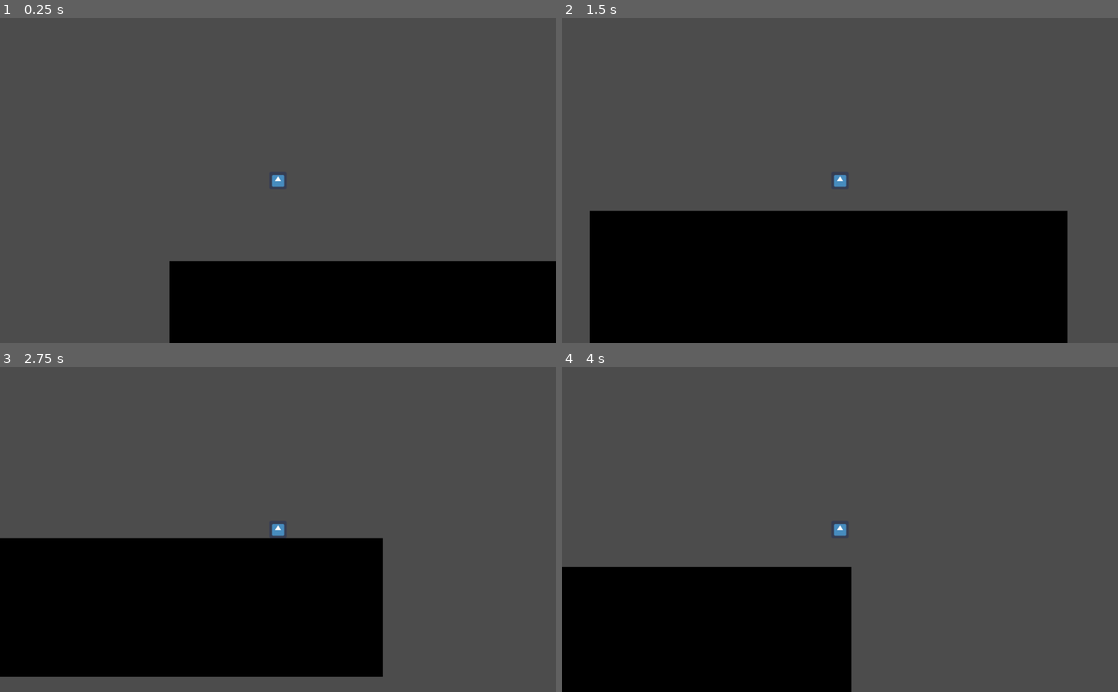
Above: before the commit, frames 1-4 (two rows, left to right).
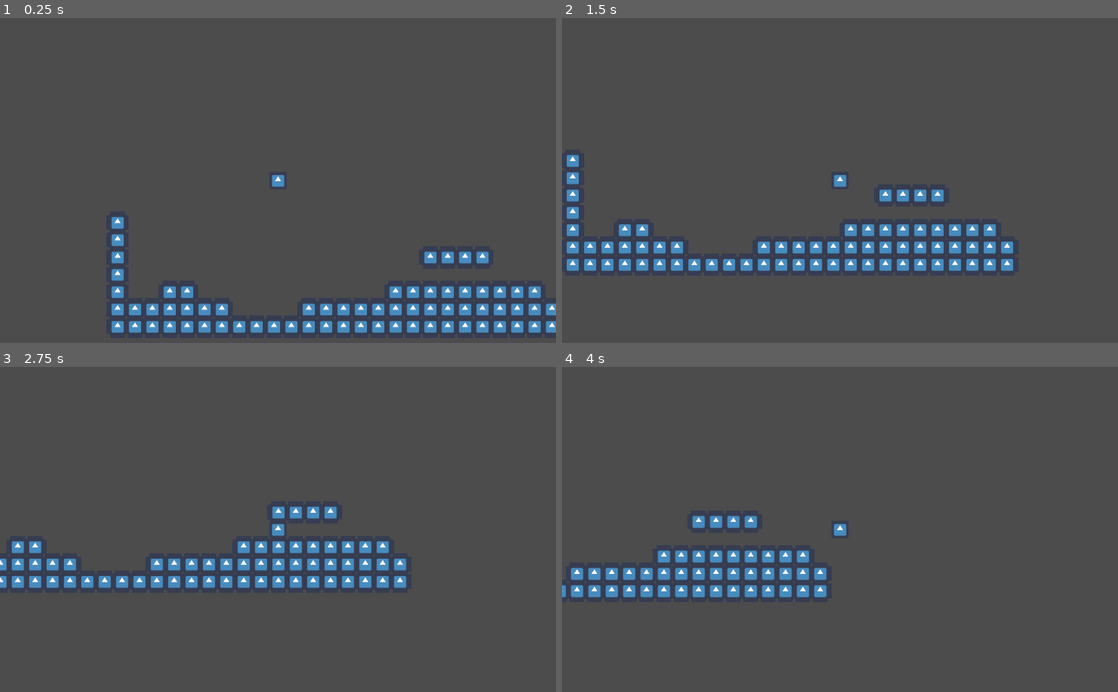
Above: after the commit, the same moments.

Repository: faaris7/momentum-based-platformer-controller-using-godot-3.6-
Game: Godot game, scene res://Test.tscn
The game is run twice, just before and just after one commit, with the same random seed, the same clock (stepped at 60 frames per second) and the same inputs. The project has no main scene, so this scene is started directly. The engine's default icon, where the game draws it, is replaced by a stand-in: a white triangle on a blue panel in a dark square.
Inputs:
- Up to frame 1 (0.25 s): no input
- Up to frame 2 (1.5 s): hold Right (ui_right) from 0.53 s (still down); tap Shift (air_dash) at 0.6, 1.35 s; tap Space at 0.77 s
- Up to frame 3 (2.75 s): tap Space at 1.52 s; release Right (ui_right) at 2.03 s; hold Left (ui_left) from 2.03 s (still down); tap Ctrl (stomp) at 2.1 s; tap Shift (air_dash) at 2.3 s
- Up to frame 4 (4 s): release Left (ui_left) at 2.78 s; hold Right (ui_right) from 2.78 s (still down); tap Shift (air_dash) at 2.85, 3.6 s; tap Space at 3.02, 3.77 s

The runs differ from the first frame. In frame 1, 19% of the frame differs, in the area x 20-100%, y 61-100%; in frame 2, 36%, in the area x 0-91%, y 42-100%; in frame 3, 30%; in frame 4, 21%.

Commit message:
Added cooldown to dash. And made a basic map?

Diff:
--- a/Player.gd
+++ b/Player.gd
@@ -4,14 +4,15 @@
 export var speed = 500
 export var acceleration = 0.05
 var velocity = Vector2.ZERO
-export var jumpPower = 350
+export var jumpPower = 420
 export var gravity = 7
-onready var coyoteTimer = $coyoteTimer
+onready var cooldownTimer = $DashCooldownTimer
 var jumping = false
 var coyote = true
 var coyoteTime = 0 # tracks amount of time the player hasnt been grounded
 var stompPower = 2000
 var canMove = true
+var dashCooldown = false
 
 
 func _physics_process(delta):
@@ -51,13 +52,16 @@
 		velocity.y += stompPower
 		canMove = false
 
+
 	if is_on_floor() and velocity.x == 0:
 		canMove = true
 
 	# dash
-	if Input.is_action_just_pressed("air_dash"):
+	if Input.is_action_just_pressed("air_dash") and not dashCooldown:
 		velocity.y = 0
 		velocity.x *= 3.5
+		dashCooldown = true
+		cooldownTimer.start()
 
 
 	# movement
@@ -71,3 +75,10 @@
 			velocity.x = lerp(velocity.x,0,acceleration)
 
 	move_and_slide(velocity,Vector2.UP)
+
+
+
+
+
+func _on_DashCooldownTimer_timeout():
+	dashCooldown = false
--- a/Player.tscn
+++ b/Player.tscn
@@ -18,3 +18,7 @@
 [node name="Camera2D" type="Camera2D" parent="."]
 current = true
 zoom = Vector2( 2, 2 )
+
+[node name="DashCooldownTimer" type="Timer" parent="."]
+
+[connection signal="timeout" from="DashCooldownTimer" to="." method="_on_DashCooldownTimer_timeout"]
--- a/Test.tscn
+++ b/Test.tscn
@@ -1,25 +1,41 @@
-[gd_scene load_steps=4 format=2]
+[gd_scene load_steps=5 format=2]
 
 [ext_resource path="res://Player.tscn" type="PackedScene" id=1]
+[ext_resource path="res://icon.png" type="Texture" id=2]
 
-[sub_resource type="NoiseTexture" id=1]
+[sub_resource type="ConvexPolygonShape2D" id=1]
+points = PoolVector2Array( 41, 9, 9, 9, 9, 9, 41, 9 )
 
-[sub_resource type="RectangleShape2D" id=2]
-extents = Vector2( 880, 256 )
+[sub_resource type="TileSet" id=2]
+0/name = "icon.png 0"
+0/texture = ExtResource( 2 )
+0/tex_offset = Vector2( 0, 0 )
+0/modulate = Color( 1, 1, 1, 1 )
+0/region = Rect2( -9, -9, 83, 83 )
+0/tile_mode = 0
+0/occluder_offset = Vector2( 0, 0 )
+0/navigation_offset = Vector2( 0, 0 )
+0/shape_offset = Vector2( 0, 0 )
+0/shape_transform = Transform2D( 1, 0, 0, 1, 0, 0 )
+0/shape = SubResource( 1 )
+0/shape_one_way = false
+0/shape_one_way_margin = 1.0
+0/shapes = [ {
+"autotile_coord": Vector2( 0, 0 ),
+"one_way": false,
+"one_way_margin": 1.0,
+"shape": SubResource( 1 ),
+"shape_transform": Transform2D( 1, 0, 0, 1, 0, 0 )
+} ]
+0/z_index = 0
 
 [node name="Node2D" type="Node2D"]
 
 [node name="Player" parent="." instance=ExtResource( 1 )]
 position = Vector2( -8, 0 )
 
-[node name="StaticBody2D" type="StaticBody2D" parent="."]
-position = Vector2( -152, 568 )
-
-[node name="Sprite" type="Sprite" parent="StaticBody2D"]
-position = Vector2( 624, 0 )
-scale = Vector2( 3.4375, 1 )
-texture = SubResource( 1 )
-
-[node name="CollisionShape2D" type="CollisionShape2D" parent="StaticBody2D"]
-position = Vector2( 624, 0 )
-shape = SubResource( 2 )
+[node name="TileMap" type="TileMap" parent="."]
+tile_set = SubResource( 2 )
+show_collision = true
+format = 1
+tile_data = PoolIntArray( 196598, 0, 0, 262134, 0, 0, 327670, 0, 0, 262152, 0, 0, 262153, 0, 0, 262154, 0, 0, 262155, 0, 0, 393206, 0, 0, 458742, 0, 0, 458745, 0, 0, 458746, 0, 0, 393222, 0, 0, 393223, 0, 0, 393224, 0, 0, 393225, 0, 0, 393226, 0, 0, 393227, 0, 0, 393228, 0, 0, 393229, 0, 0, 393230, 0, 0, 524278, 0, 0, 524279, 0, 0, 524280, 0, 0, 524281, 0, 0, 524282, 0, 0, 524283, 0, 0, 524284, 0, 0, 458753, 0, 0, 458754, 0, 0, 458755, 0, 0, 458756, 0, 0, 458757, 0, 0, 458758, 0, 0, 458759, 0, 0, 458760, 0, 0, 458761, 0, 0, 458762, 0, 0, 458763, 0, 0, 458764, 0, 0, 458765, 0, 0, 458766, 0, 0, 458767, 0, 0, 589814, 0, 0, 589815, 0, 0, 589816, 0, 0, 589817, 0, 0, 589818, 0, 0, 589819, 0, 0, 589820, 0, 0, 589821, 0, 0, 589822, 0, 0, 589823, 0, 0, 524288, 0, 0, 524289, 0, 0, 524290, 0, 0, 524291, 0, 0, 524292, 0, 0, 524293, 0, 0, 524294, 0, 0, 524295, 0, 0, 524296, 0, 0, 524297, 0, 0, 524298, 0, 0, 524299, 0, 0, 524300, 0, 0, 524301, 0, 0, 524302, 0, 0, 524303, 0, 0 )
--- a/project.godot
+++ b/project.godot
@@ -19,6 +19,34 @@
 
 [input]
 
+ui_left={
+"deadzone": 0.5,
+"events": [ Object(InputEventKey,"resource_local_to_scene":false,"resource_name":"","device":0,"alt":false,"shift":false,"control":false,"meta":false,"command":false,"pressed":false,"scancode":16777231,"physical_scancode":0,"unicode":0,"echo":false,"script":null)
+, Object(InputEventJoypadButton,"resource_local_to_scene":false,"resource_name":"","device":0,"button_index":14,"pressure":0.0,"pressed":false,"script":null)
+, Object(InputEventKey,"resource_local_to_scene":false,"resource_name":"","device":0,"alt":false,"shift":false,"control":false,"meta":false,"command":false,"pressed":false,"scancode":0,"physical_scancode":65,"unicode":0,"echo":false,"script":null)
+ ]
+}
+ui_right={
+"deadzone": 0.5,
+"events": [ Object(InputEventKey,"resource_local_to_scene":false,"resource_name":"","device":0,"alt":false,"shift":false,"control":false,"meta":false,"command":false,"pressed":false,"scancode":16777233,"physical_scancode":0,"unicode":0,"echo":false,"script":null)
+, Object(InputEventJoypadButton,"resource_local_to_scene":false,"resource_name":"","device":0,"button_index":15,"pressure":0.0,"pressed":false,"script":null)
+, Object(InputEventKey,"resource_local_to_scene":false,"resource_name":"","device":0,"alt":false,"shift":false,"control":false,"meta":false,"command":false,"pressed":false,"scancode":0,"physical_scancode":68,"unicode":0,"echo":false,"script":null)
+ ]
+}
+ui_up={
+"deadzone": 0.5,
+"events": [ Object(InputEventKey,"resource_local_to_scene":false,"resource_name":"","device":0,"alt":false,"shift":false,"control":false,"meta":false,"command":false,"pressed":false,"scancode":16777232,"physical_scancode":0,"unicode":0,"echo":false,"script":null)
+, Object(InputEventJoypadButton,"resource_local_to_scene":false,"resource_name":"","device":0,"button_index":12,"pressure":0.0,"pressed":false,"script":null)
+, Object(InputEventKey,"resource_local_to_scene":false,"resource_name":"","device":0,"alt":false,"shift":false,"control":false,"meta":false,"command":false,"pressed":false,"scancode":0,"physical_scancode":87,"unicode":0,"echo":false,"script":null)
+ ]
+}
+ui_down={
+"deadzone": 0.5,
+"events": [ Object(InputEventKey,"resource_local_to_scene":false,"resource_name":"","device":0,"alt":false,"shift":false,"control":false,"meta":false,"command":false,"pressed":false,"scancode":16777234,"physical_scancode":0,"unicode":0,"echo":false,"script":null)
+, Object(InputEventJoypadButton,"resource_local_to_scene":false,"resource_name":"","device":0,"button_index":13,"pressure":0.0,"pressed":false,"script":null)
+, Object(InputEventKey,"resource_local_to_scene":false,"resource_name":"","device":0,"alt":false,"shift":false,"control":false,"meta":false,"command":false,"pressed":false,"scancode":0,"physical_scancode":83,"unicode":0,"echo":false,"script":null)
+ ]
+}
 stomp={
 "deadzone": 0.5,
 "events": [ Object(InputEventKey,"resource_local_to_scene":false,"resource_name":"","device":0,"alt":false,"shift":false,"control":false,"meta":false,"command":false,"pressed":false,"scancode":0,"physical_scancode":16777238,"unicode":0,"echo":false,"script":null)
